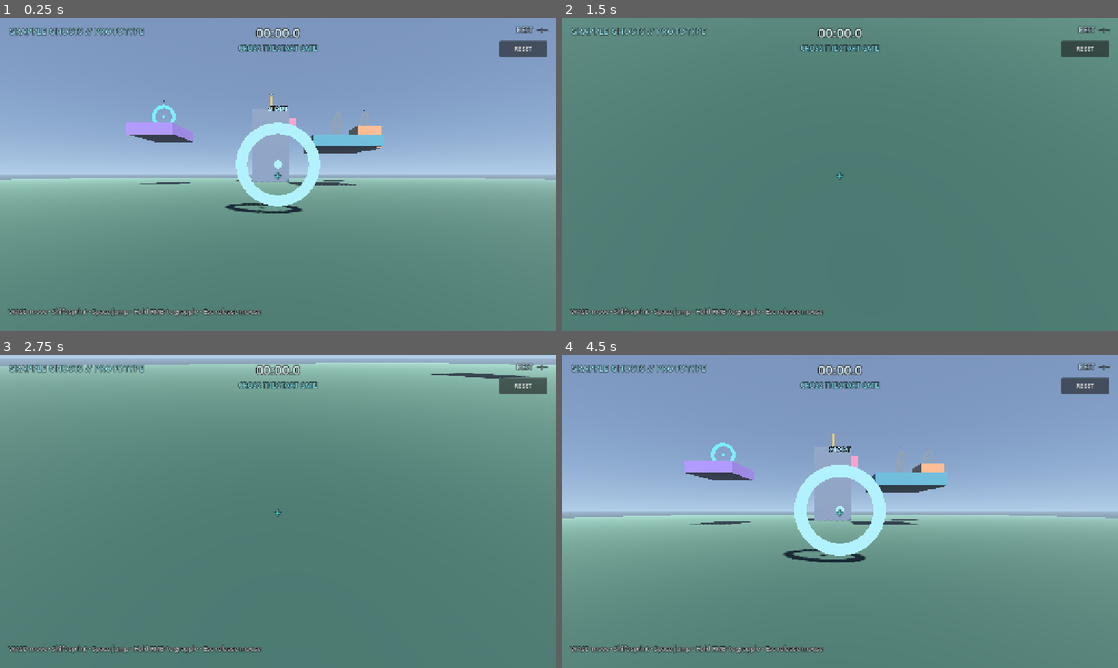
Above: before the commit, frames 1-4 (two rows, left to right).
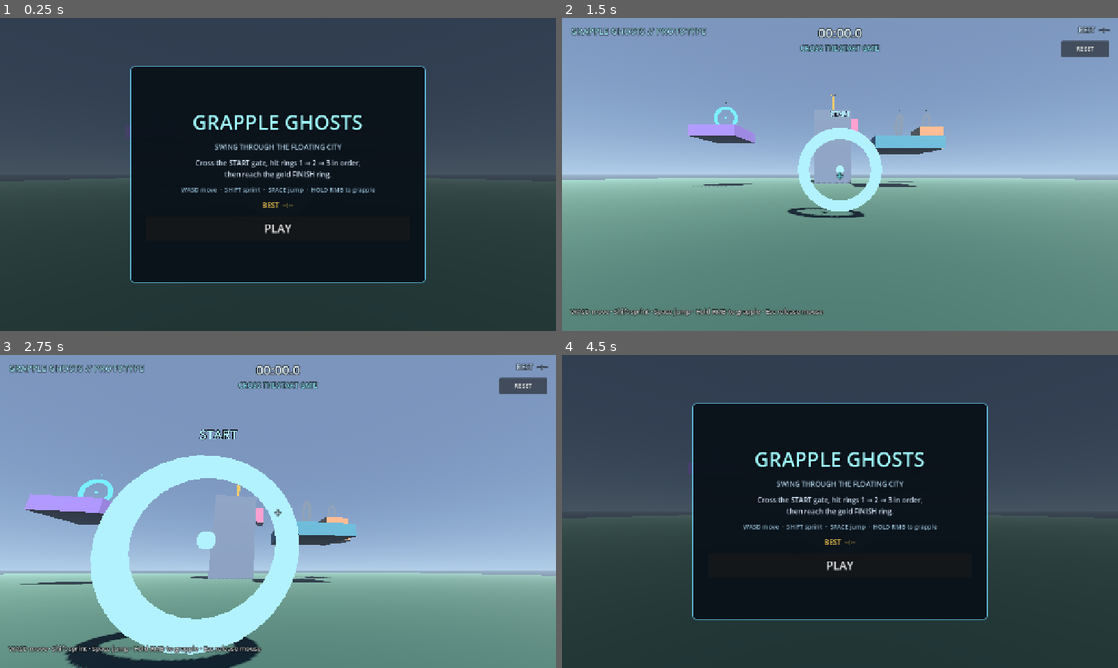
Above: after the commit, the same moments.

Repository: soda92/grapple-ghosts
Game: Godot game, scene res://scenes/main.tscn
Two runs of this game, one before a commit and one after it. Both use one fixed random seed, a clock stepped at 60 frames per second and the inputs below.
Inputs (mouse positions are in pixels of both pictures, inside the frame that each line leads up to):
- Up to frame 1 (0.25 s): no input
- Up to frame 2 (1.5 s): click (1084, 49) at 0.5 s, where only the run before the commit has a clickable "RESET"; click (840, 227) at 1.25 s, where only the run after the commit has a clickable "PLAY"
- Up to frame 3 (2.75 s): tap Enter at 2, 2.1 s; move the mouse to (305, 511) at 2.02 s; hold W from 2.03 s (still down); hold Space from 2.03 s (still down); click (305, 511) at 2.17 s
- Up to frame 4 (4.5 s): keep holding W; move the mouse to (812, 511) at 2.77 s; release Space at 2.78 s; tap Space at 2.85, 3.02, 3.32 s; click (812, 511) at 2.92 s; tap Enter at 3.05, 3.6 s; move the mouse to (851, 505) at 3.52 s; hold Space 3.53-4.28 s; click (851, 505) at 3.67 s; move the mouse to (834, 517) at 4.27 s; tap R at 4.35 s; click (834, 517) at 4.42 s

The runs differ from the first frame. In frame 1, 99% of the frame differs, in the area x 0-100%, y 0-100%; in frame 2, 66%; in frame 3, 87%; in frame 4, 99%.

Commit message:
feat: add a start screen, sensor landscape and hide the Godot splash
- Add a title/briefing overlay with the saved best time and a PLAY button
- Keep the player frozen and HUD hidden until PLAY (Enter/Space also starts)
- Hide the Godot boot logo; use a dark boot background
- Switch Android to sensor landscape so both landscape orientations work
- Update the course smoke test to cover the start screen and document it

Diff:
--- a/project.godot
+++ b/project.godot
@@ -9,6 +9,8 @@
 run/main_scene="res://scenes/main.tscn"
 config/features=PackedStringArray("4.7", "Mobile")
 config/icon="res://icon.svg"
+boot_splash/bg_color=Color(0.02, 0.04, 0.07, 1)
+boot_splash/show_image=false
 
 [physics]
 
@@ -19,7 +21,7 @@
 window/size/viewport_width=1280
 window/size/viewport_height=720
 window/size/resizable=true
-window/handheld/orientation=0
+window/handheld/orientation=4
 window/stretch/mode="canvas_items"
 window/stretch/aspect="expand"
 
--- a/scenes/main.tscn
+++ b/scenes/main.tscn
@@ -339,3 +339,74 @@
 focus_mode = 0
 theme_override_font_sizes/font_size = 20
 text = "RETRY"
+
+
+[node name="Start" type="Control" parent="UI"]
+anchor_right = 1.0
+anchor_bottom = 1.0
+mouse_filter = 0
+
+[node name="Dim" type="ColorRect" parent="UI/Start"]
+anchor_right = 1.0
+anchor_bottom = 1.0
+color = Color(0.01, 0.03, 0.05, 0.62)
+mouse_filter = 2
+
+[node name="Panel" type="PanelContainer" parent="UI/Start"]
+anchor_left = 0.5
+anchor_top = 0.5
+anchor_right = 0.5
+anchor_bottom = 0.5
+offset_left = -340.0
+offset_top = -250.0
+offset_right = 340.0
+offset_bottom = 250.0
+theme_override_styles/panel = SubResource("finish_style")
+
+[node name="Margin" type="MarginContainer" parent="UI/Start/Panel"]
+theme_override_constants/margin_left = 34
+theme_override_constants/margin_top = 28
+theme_override_constants/margin_right = 34
+theme_override_constants/margin_bottom = 28
+
+[node name="VBox" type="VBoxContainer" parent="UI/Start/Panel/Margin"]
+theme_override_constants/separation = 14
+alignment = 1
+
+[node name="Title" type="Label" parent="UI/Start/Panel/Margin/VBox"]
+theme_override_colors/font_color = Color(0.62, 0.97, 1, 1)
+theme_override_colors/font_outline_color = Color(0, 0, 0, 0.9)
+theme_override_constants/outline_size = 8
+theme_override_font_sizes/font_size = 46
+text = "GRAPPLE GHOSTS"
+horizontal_alignment = 1
+
+[node name="Subtitle" type="Label" parent="UI/Start/Panel/Margin/VBox"]
+theme_override_colors/font_color = Color(0.72, 0.86, 0.94, 0.9)
+theme_override_font_sizes/font_size = 16
+text = "SWING THROUGH THE FLOATING CITY"
+horizontal_alignment = 1
+
+[node name="Info" type="Label" parent="UI/Start/Panel/Margin/VBox"]
+theme_override_colors/font_color = Color(0.86, 0.93, 1, 0.95)
+theme_override_font_sizes/font_size = 16
+text = "Cross the START gate, hit rings 1 → 2 → 3 in order,\nthen reach the gold FINISH ring."
+horizontal_alignment = 1
+
+[node name="Controls" type="Label" parent="UI/Start/Panel/Margin/VBox"]
+theme_override_colors/font_color = Color(0.65, 0.82, 0.92, 0.9)
+theme_override_font_sizes/font_size = 14
+text = "HOLD GRAPPLE TO SWING"
+horizontal_alignment = 1
+
+[node name="Best" type="Label" parent="UI/Start/Panel/Margin/VBox"]
+theme_override_colors/font_color = Color(1, 0.82, 0.32, 1)
+theme_override_font_sizes/font_size = 16
+text = "BEST  --:--"
+horizontal_alignment = 1
+
+[node name="Play" type="Button" parent="UI/Start/Panel/Margin/VBox"]
+custom_minimum_size = Vector2(0, 56)
+focus_mode = 0
+theme_override_font_sizes/font_size = 26
+text = "PLAY"
--- a/scripts/course.gd
+++ b/scripts/course.gd
@@ -235,6 +235,10 @@
 	best_label.text = "BEST  " + (_fmt(best) if best > 0.0 else "--:--")
 
 
+func format_time(t: float) -> String:
+	return _fmt(t)
+
+
 func _fmt(t: float) -> String:
 	var m := int(t) / 60
 	var s := t - m * 60.0
--- a/scripts/main.gd
+++ b/scripts/main.gd
@@ -1,5 +1,9 @@
 extends Node3D
 ## Wires the course, UI and platform-specific hints.
+
+var start_ui: Control
+var _started := false
+
 
 func _ready() -> void:
 	if OS.has_feature("mobile"):
@@ -10,8 +14,46 @@
 	$Course.setup($Player, $UI)
 	$UI/Reset.pressed.connect(_retry)
 	$UI/Finish/Panel/Margin/VBox/Retry.pressed.connect(_retry)
+
+	start_ui = $UI/Start
+	start_ui.get_node("Panel/Margin/VBox/Play").pressed.connect(_start_game)
+	var controls: Label = start_ui.get_node("Panel/Margin/VBox/Controls")
+	controls.text = "LEFT STICK move  ·  DRAG look  ·  HOLD GRAPPLE  ·  JUMP" \
+		if OS.has_feature("mobile") else \
+		"WASD move  ·  SHIFT sprint  ·  SPACE jump  ·  HOLD RMB to grapple"
+	var course = $Course
+	var best_text: String = course.format_time(course.best) if course.best > 0.0 else "--:--"
+	start_ui.get_node("Panel/Margin/VBox/Best").text = "BEST  " + best_text
+
+	_set_hud_visible(false)
+	$Player.set_physics_process(false)
+	$Player.set_process_unhandled_input(false)
+	Input.mouse_mode = Input.MOUSE_MODE_VISIBLE
 	if OS.has_feature("mobile"):
 		$UI/Hint.text = "Left stick move · drag right to look · hold GRAPPLE to swing · JUMP"
+
+
+func _start_game() -> void:
+	if _started:
+		return
+	_started = true
+	start_ui.visible = false
+	_set_hud_visible(true)
+	$Player.set_physics_process(true)
+	$Player.set_process_unhandled_input(true)
+	if OS.has_feature("mobile"):
+		$UI/TouchControls.visible = true
+	else:
+		Input.mouse_mode = Input.MOUSE_MODE_CAPTURED
+
+
+func _set_hud_visible(on: bool) -> void:
+	for path in ["Title", "Timer", "Best", "Progress", "Hint", "Reset"]:
+		var n := $UI.get_node(path)
+		if n != null:
+			n.visible = on
+	$UI/Cross.visible = on
+	$UI/TouchControls.visible = on and OS.has_feature("mobile")
 
 
 func _retry() -> void:
@@ -19,6 +61,12 @@
 
 
 func _unhandled_input(event: InputEvent) -> void:
+	if start_ui != null and start_ui.visible:
+		if event is InputEventKey and event.pressed and not event.echo \
+				and (event.keycode == KEY_ENTER or event.keycode == KEY_SPACE):
+			_start_game()
+			get_viewport().set_input_as_handled()
+		return
 	if event is InputEventKey and event.pressed and not event.echo \
 			and event.keycode == KEY_R:
 		_retry()
--- a/tests/course_smoke.gd
+++ b/tests/course_smoke.gd
@@ -13,6 +13,11 @@
 	var course = scene.get_node("Course")
 	var player = scene.get_node("Player")
 	var progress: Label = scene.get_node("UI/Progress")
+	var start: Control = scene.get_node("UI/Start")
+	print("start screen=%s player_physics=%s" % [start.visible, player.is_physics_processing()])
+	scene._start_game()
+	await process_frame
+	print("after play screen=%s player_physics=%s" % [start.visible, player.is_physics_processing()])
 
 	course._on_gate(player, -1)
 	print("start: running=%s progress=%s" % [course.running, progress.text])
Binary file added: docs/start.png
Not shown, added: docs/start.png.import
